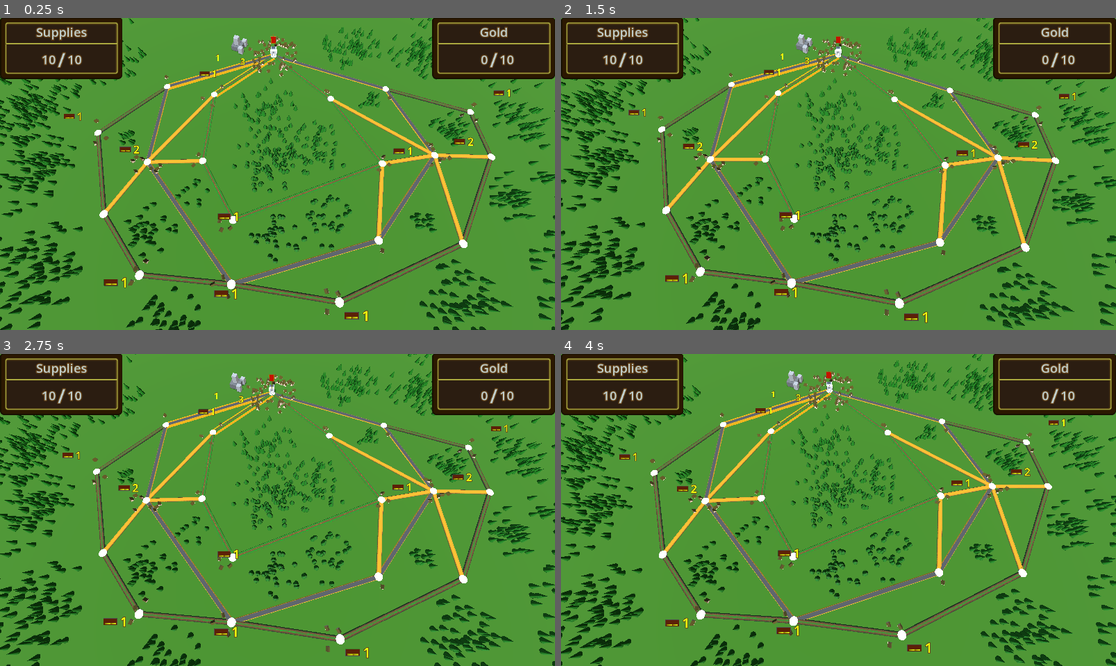
Above: before the commit, frames 1-4 (two rows, left to right).
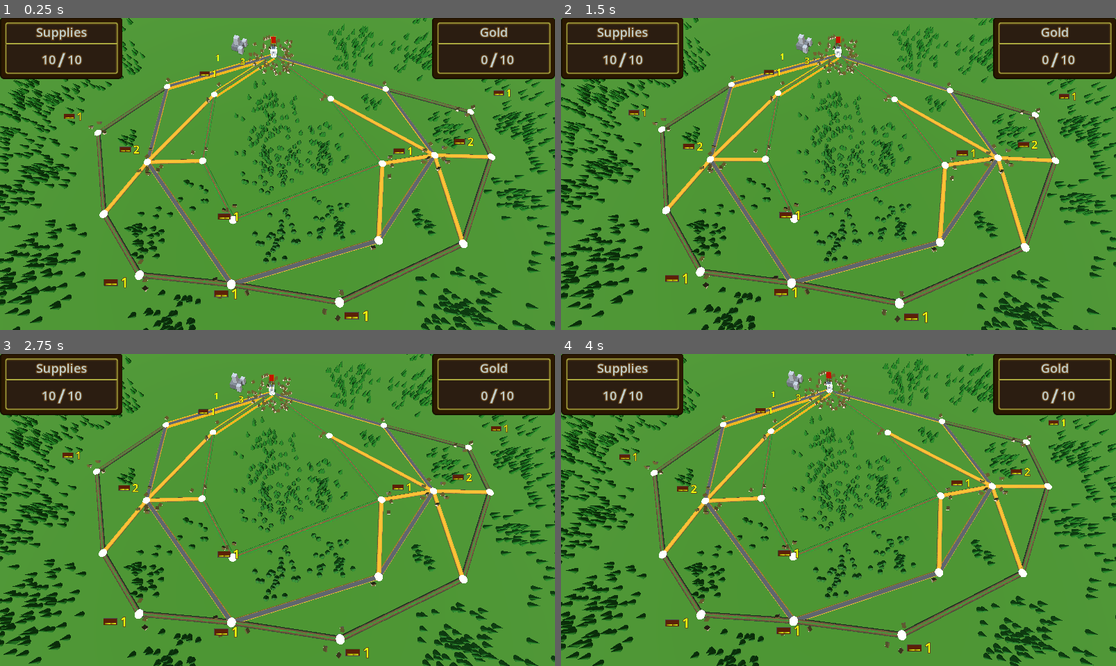
Above: after the commit, the same moments.

Repository: squirrelsoftcompany/LD58
Game: Godot game, scene res://scene/giant_spaghetti_monster.tscn
Same seed, same stepped clock (60 frames per second), same inputs: the game is played once before the commit and once after it. Before the commit the project starts from res://scene/map.tscn.
Inputs (mouse positions are in pixels of both pictures, inside the frame that each line leads up to):
- Up to frame 1 (0.25 s): no input
- Up to frame 2 (1.5 s): tap Enter (ui_accept) at 0.5, 0.77, 1.25 s; move the mouse to (960, 158) at 0.52 s; click (960, 158) at 0.67 s; move the mouse to (727, 189) at 1.27 s; click (727, 189) at 1.42 s
- Up to frame 3 (2.75 s): tap Enter (ui_accept) at 1.52, 2 s; move the mouse to (333, 441) at 2.02 s; click (333, 441) at 2.17 s
- Up to frame 4 (4 s): tap Enter (ui_accept) at 2.75, 3.02, 3.5, 3.77 s; move the mouse to (810, 572) at 2.77 s; click (810, 572) at 2.92 s; move the mouse to (1005, 556) at 3.52 s; click (1005, 556) at 3.67 s

The runs differ from the first frame. In frame 1, 16% of the frame differs, in the area x 0-100%, y 0-100%; in frame 2, 16%; in frame 3, 16%; in frame 4, 16%.

Commit message:
Cycle of world creation an destruction
Crude and simple game over implementation

Diff:
--- a/DataEvents/End_Loop_Faillure.tres
+++ b/DataEvents/End_Loop_Faillure.tres
@@ -11,6 +11,7 @@
 
 [resource]
 script = ExtResource("2_qcxu8")
+title = "Game_Over"
 dialogue = Array[String](["You failed to accomplish your mission, the king is disapointed...", "A better collector will take your place next year."])
 choices = Array[ExtResource("1_a15w2")]([SubResource("Resource_a15w2")])
 max_gold = 10000000
--- a/DataEvents/Event_starvation.tres
+++ b/DataEvents/Event_starvation.tres
@@ -25,6 +25,7 @@
 
 [resource]
 script = ExtResource("2_e1bva")
+title = "Game_Over"
 dialogue = Array[String](["There's no food left, the caravan disband and you are left to starve... alone"])
 choices = Array[ExtResource("1_jpuw4")]([SubResource("Resource_jpuw4")])
 personal_food_min = -9999999
--- a/Scripts/Autoload/EventHolder.gd
+++ b/Scripts/Autoload/EventHolder.gd
@@ -21,3 +21,5 @@
 signal endAmbush()
 @warning_ignore("unused_signal")
 signal get_looted()
+@warning_ignore("unused_signal")
+signal gameOver
--- a/Scripts/UI/eventManager.gd
+++ b/Scripts/UI/eventManager.gd
@@ -4,6 +4,7 @@
 @export var all_events: Array[EventData] = []
 
 var caravan: Caravan
+var game_over : bool
 
 func _ready():
 	randomize()
@@ -19,7 +20,7 @@
 		#GlobalEventHolder.emit_signal("event_triggered", event)
 
 func _on_turn_start(place : Place) -> void:
-	if randf() < 0.6 or place.capital: #60%
+	if randf() < 0.6 or place.capital or caravan.food <= 0: #60%
 		var place_type
 		if place.capital:
 			place_type = "capital"
@@ -28,6 +29,9 @@
 		var event = trigger_random_event(place.get_stats_dict(),place_type)
 		if event:
 			GlobalEventHolder.emit_signal("event_triggered", event)
+			if event.title == "Game_Over":
+				game_over = true
+
 
 func get_available_events(place_stats: Dictionary, place_type: String) -> Array:
 	var available := []
--- a/Scripts/event.gd
+++ b/Scripts/event.gd
@@ -41,6 +41,8 @@
 	current_index = 0
 	choice_event.clear()
 	visible = false
+	if $"..".game_over :
+		GlobalEventHolder.gameOver.emit()
 
 # ---------------------------------------------------
 # Main text box
--- /dev/null
+++ b/giant_spaghetti_monster.gd
@@ -0,0 +1,11 @@
+extends Node3D
+
+@export var map : PackedScene
+
+func _ready():
+	GlobalEventHolder.gameOver.connect(game_over)
+	add_child(map.instantiate())
+
+func game_over():
+	get_child(0).queue_free()
+	add_child(map.instantiate())
--- a/project.godot
+++ b/project.godot
@@ -11,7 +11,7 @@
 [application]
 
 config/name="LD58"
-run/main_scene="uid://n6lt5shbnh74"
+run/main_scene="uid://c2fyclwumdfe8"
 config/features=PackedStringArray("4.5", "GL Compatibility")
 config/icon="res://icon.svg"
 
--- /dev/null
+++ b/scene/giant_spaghetti_monster.tscn
@@ -0,0 +1,8 @@
+[gd_scene load_steps=3 format=3 uid="uid://c2fyclwumdfe8"]
+
+[ext_resource type="Script" uid="uid://q4wmub3rwjf" path="res://giant_spaghetti_monster.gd" id="1_gojlx"]
+[ext_resource type="PackedScene" uid="uid://n6lt5shbnh74" path="res://scene/map.tscn" id="2_d3oic"]
+
+[node name="GiantSpaghettiMonster" type="Node3D"]
+script = ExtResource("1_gojlx")
+map = ExtResource("2_d3oic")
Not shown, added: giant_spaghetti_monster.gd.uid
